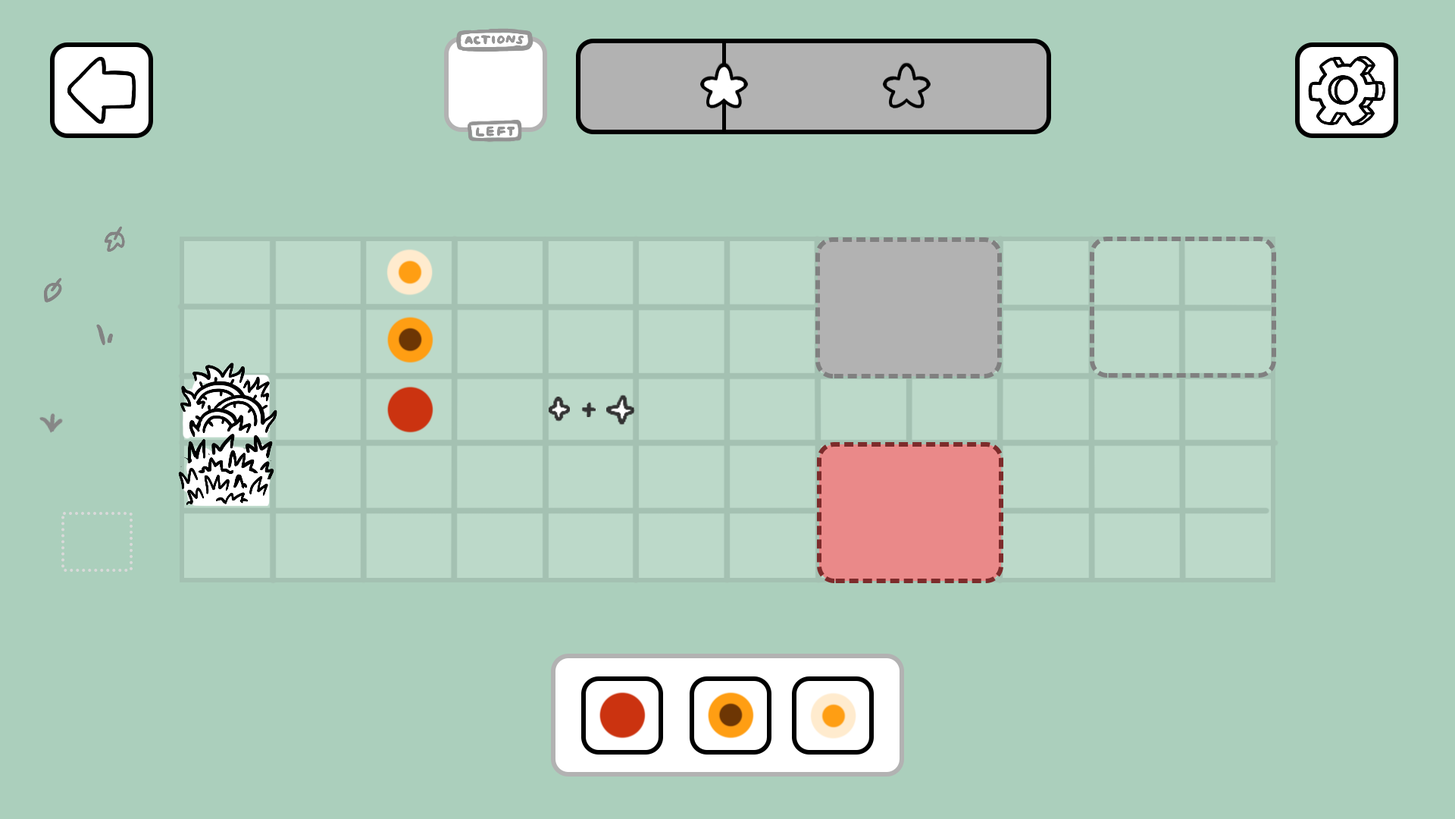
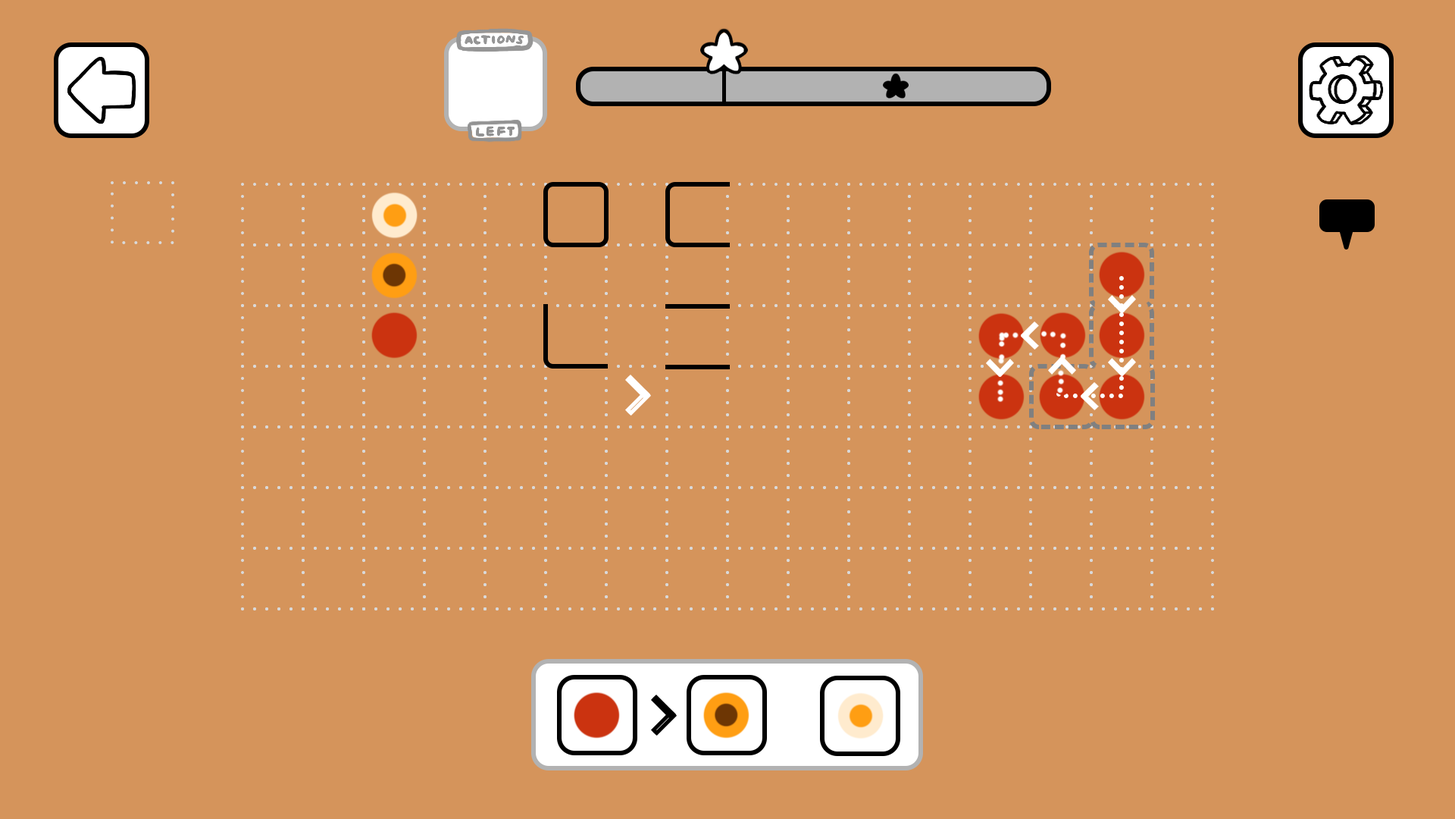
The second 1455 × 819 image is a revision of the first. Changes to its layers:
renamed "sparkles" to "levelUpSparkles", moved it into group "WinScreen" over [548, 221, 1116, 426]
painted on "sparkle_0" (2nd of 2, in "GameScene" › "WinScreen" › "levelUpSparkles" › "sparkle_0") over [548, 224, 1023, 422]
painted on "Ebene 4" over [550, 226, 1022, 421]
painted on "sparkle_1" (2nd of 2, in "GameScene" › "WinScreen" › "levelUpSparkles" › "sparkle_1") over [581, 231, 1060, 417]
painted on "sparkle_2" (2nd of 2, in "GameScene" › "WinScreen" › "levelUpSparkles" › "sparkle_2") over [606, 221, 1116, 426]
painted on "Ebene 5" over [607, 224, 1111, 421]
painted on "progressOutline" over [576, 38, 1052, 135]
painted on "progressFill" over [577, 40, 1049, 132]
removed group "FloorDecoration" (4 layers) from group "GameScene" over [38, 225, 126, 433]
removed layer "SelectionBad" from group "SelectionScreen" over [817, 441, 1004, 583]
added layer "InactiveSelection" in group "SelectionScreen" over [1029, 242, 1156, 430]
added group "selection" with 11 layers in group "SelectionScreen" over [543, 181, 730, 416]
renamed "InactiveSelection" to "singleSelection", moved it into group "singleSelection", painted on it over [543, 181, 1277, 378]
removed layer "SelectionGood" from group "SelectionScreen" over [815, 237, 1003, 379]
removed group "icons" (12 layers) from group "Sample" over [581, 676, 874, 755]
painted on "sampleOutline" over [531, 653, 924, 777]
added layer "grid" in group "GameScene" over [241, 182, 1215, 611]
painted on "empty" over [61, 181, 175, 572]
removed group "exampleField" (2 layers) (was 20%) from group "GameScene" over [176, 234, 1280, 585]
removed layer "Ebene 38" from group "exampleField" over [176, 234, 1280, 585]
removed layer "Rechteck 4" from group "exampleField" over [179, 236, 1276, 583]
painted on "Hintergrund" over [0, 0, 1455, 819]
…and 70 more changes (36 added, 8 moved_by, 11 painted, 11 removed, 4 stack, 1 visibility)
